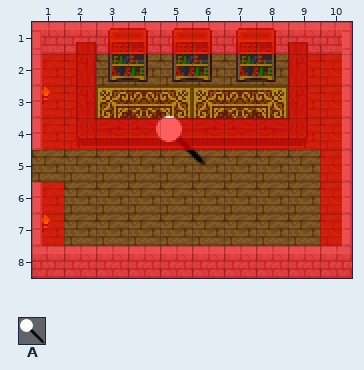
Two versions of a level (Tiled map (JSON), sample_game/resources/Maps/fairview.json). The picture above is the old version.
Cells are 16x16 px. Shown: x 1..10, y 1..8.
Key: from "pinheads_pinhead": A 0.
Objects are placed by their top-left corner, in cells (3,4 is the top-left corner of cell 3,4); size is 1x1 cell unless given.
Layers that did not change in this view are not listed.
Objects on layer "Object Layer 1" before:
A "Deborah" at 4.8,3.9 size 1.6x1.6
After the commit:
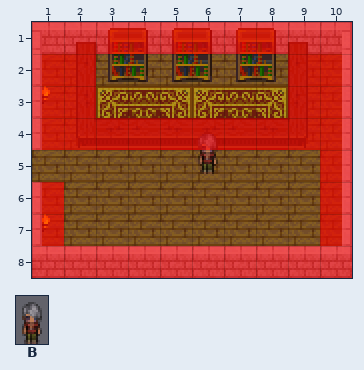
Further tiles: from "Deborah": B 1.
Diff:
Layer "Object Layer 1":
added: B "Deborah" at 6,4.2 size 1x1.5
removed: A "Deborah" at 4.8,3.9 size 1.6x1.6
Changed places in both pictures, as pixel boxes (x1, y1, x2, y2):
changed: (156, 116, 218, 174)
